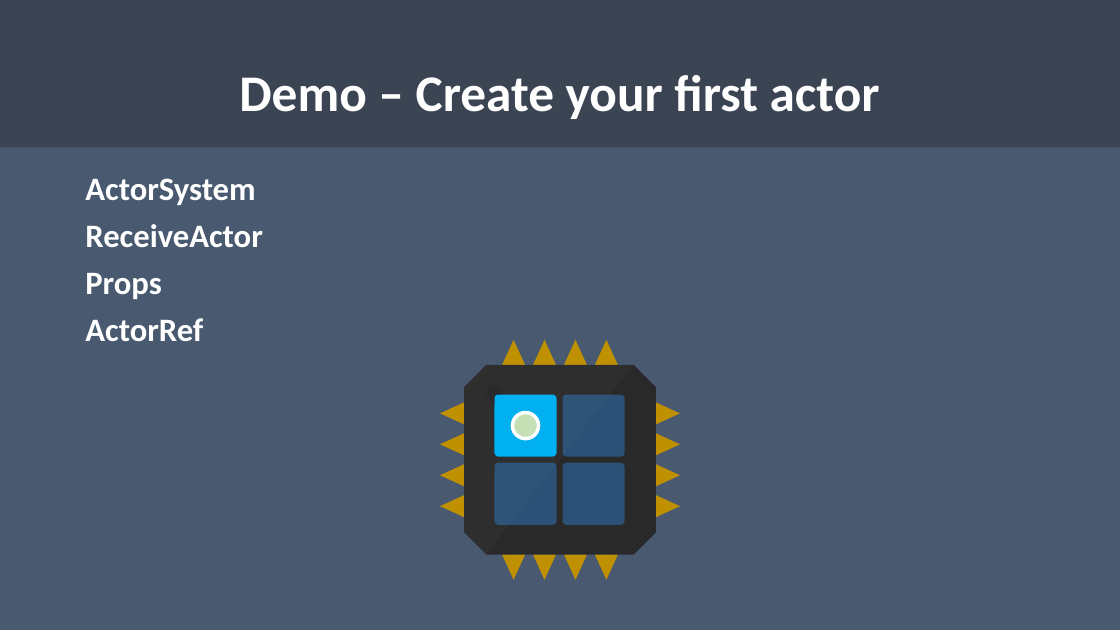
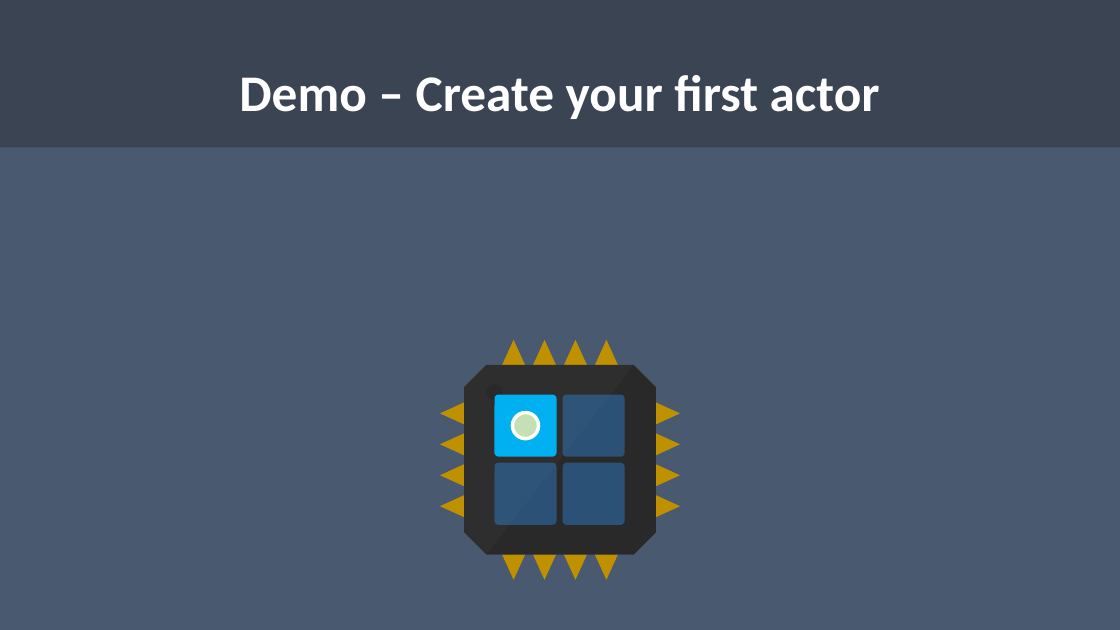
Before and after one commit to rogeralsing/Presentations, a slide deck: slide 19 of ProtoActor/TV4/protoactor.pptx (slide 20 before the commit). Drawn at 1120x630 pixels with LibreOffice and Linux fonts; fonts in the diff are those of the drawing. Boxes give left, top, right and bottom in pixels: in the first picture for what was removed or moved away, otherwise in the second. Text is boxed around its words. In the diff, an @@ line names an element or a change of style, - is before the commit and + after.

```diff
--- a/ProtoActor/TV4/protoactor.pptx
+++ b/ProtoActor/TV4/protoactor.pptx
@@ text removed at bbox=[85, 178, 262, 341] @@
-ActorSystem
-ReceiveActor
-Props
-ActorRef
```
Also in this commit, not shown: 10 other slides changed, 3 slides added, 14 slides removed.
